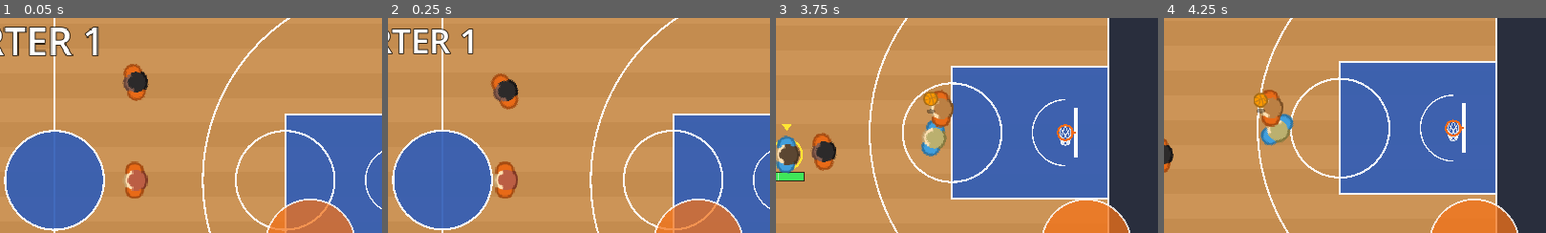
Above: before the commit, frames 1-4 (left to right).
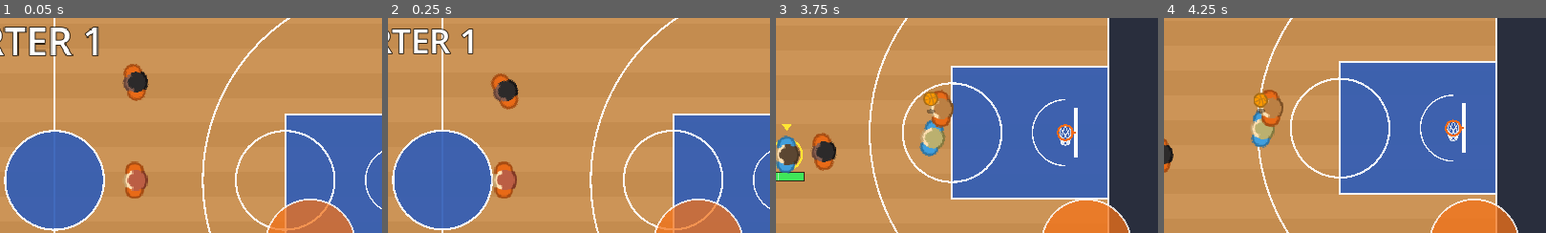
Above: after the commit, the same moments.

Repository: Kirmalo/road-trip-hoops
Game: Godot game, scene res://main.tscn
Same seed, same stepped clock (60 frames per second), same inputs: the game is played once before the commit and once after it.
Inputs (mouse positions are % of the whole screen's width and height, from its top left):
- Up to frame 1 (0.05 s): no input
- Up to frame 2 (0.25 s): no input
- Up to frame 3 (3.75 s): tap Enter at 0.5 s; move the mouse to (72, 45) at 0.52 s; hold D 0.53-1.25 s; tap J at 0.6 s; click (72, 45) at 0.67 s; tap Space at 0.77 s; drag from (30, 55) to (45, 70) at 1.27 s; move the mouse to (60, 28) at 2.02 s; hold D 2.03-2.75 s; hold Shift 2.03-2.75 s; drag from (45, 70) to (20, 35) at 2.77 s; move the mouse to (80, 65) at 3.52 s; hold A from 3.53 s (still down); tap K at 3.6 s
- Up to frame 4 (4.25 s): keep holding A; tap Space at 3.77 s
The pictures show only the part of the screen within x 50-100%, y 29-79%; the shares and areas given below are measured in that part.

Frame 1 is identical in both runs. In frame 2, 0.3% of the frame differs, in the area x 27-34%, y 66-84%; in frame 3, 0.3%; in frame 4, 1.2%, in the area x 22-34%, y 43-61%.

Commit message:
P2-08: CPU defense reads the moves
- defense.gd: CPU pokes only at an exposed ball (steal_exposure >= 0.5), at most every
  2.0 s (0.6 s vs a crossing handler); 11% of pokes (steal-rating scaled) are timed on
  the dribble's floor touch via game.steal_timing(), the rest are mistimed. Crossovers:
  0.2-0.4 s reaction (keeps going the old way), beaten if slower than 0.33 s (~35%),
  then a 1.2 s recovery sprint. Hooks for P2-05/P2-06: beaten_by_cross(handler, dir),
  on_pump_fake(faker). On the ball he stays in front of the handler's path at full speed.
- main.gd: STEAL_CPU_GRACE = STEAL_GRACE.
- Stats: cpu_pokes, cpu_pokes_timed, cpu_poke_skipped_shielded, cpu_cross_reads,
  recover_sprints.

Co-Authored-By: Claude Opus 5.5 <noreply@anthropic.com>
Claude-Session: https://claude.ai/code/session_01K8WPuYbTD1xrCASynmgFd3

Diff:
--- a/scripts/defense.gd
+++ b/scripts/defense.gd
@@ -9,8 +9,26 @@
 const HELP_SIDE := 0.15           # off-ball: lean this fraction toward the ball
 const DEF_SPEED_MULT := 0.9       # normal defensive speed
 const POKE_RANGE_PX := 34.0       # poke at the ball handler inside this distance
-const POKE_EVERY := 2.0           # seconds between pokes
-const POKE_CHANCE := 0.06         # legacy flat steal chance (main.attempt_steal may ignore it)
+
+# ---- CPU defense reads the moves (P2-08) ----
+# pokes: only at an exposed ball, timed on the dribble's floor touch (main.steal_timing) when he's sharp enough
+const CPU_POKE_EXPOSURE := 0.5    # pokes only when main.steal_exposure() is at least this
+const CPU_POKE_GAP := 2.0         # seconds between his pokes at most
+const CPU_POKE_CROSS_GAP := 0.6   # ... against a handler in a crossover (the ball crosses in front: poke more)
+const CPU_POKE_RECHECK := 0.25    # ball shielded (or he passed on it): look again this soon
+const CPU_POKE_CHANCE := 0.3      # when the ball is exposed and the gap is up: chance he goes for it now
+const CPU_POKE_ON_TIME := 0.11    # chance he times a poke on the dribble's floor touch, at steal 50; otherwise he
+                                  # mistimes it (pokes while the ball is up). This sets how many CPU steals there are
+const CPU_POKE_RATING_SPAN := 0.3 # on-time chance x(1 -/+ this) across steal ratings 0..100
+const CPU_POKE_WAIT_MAX := 0.4    # he waits at most this long for his moment, then pokes anyway
+# crossovers: a reaction time; too slow and the crossover beats him (P2-05 asks beaten_by_cross())
+const CPU_CROSS_REACT_MIN := 0.2  # seconds he keeps going the old way after a crossover starts, random between these
+const CPU_CROSS_REACT_MAX := 0.4
+const CPU_CROSS_BEAT_REACT := 0.33  # a reaction slower than this: beaten (about 35% of crossovers)
+const CPU_RECOVER_TIME := 1.2     # after being beaten he sprints this long to recover
+# close guarding: on the ball he stays in front of the way the handler is going, so the handler is slowed
+const CPU_GUARD_LEAD := 0.6       # how much the handler's movement turns the "in front" spot (0 = hoop side only)
+const CPU_ON_BALL_SPEED := 1.0    # speed multiplier while guarding the ball (others use DEF_SPEED_MULT)
 
 # ---- blocks on jump timing (P2-07). A block needs a defender in a block jump (player.start_block_jump), close
 # enough and high enough. Timing decides a good or a bad try; player.block_chance(good) scales a good one by the
@@ -43,6 +61,16 @@
 var _was_air := false
 var _air_saw_release := false  # a shot left the hand during my current block jump (else it was an early jump)
 
+# poke and crossover state (P2-08)
+var _poke_gap := 0.0         # seconds until he may poke again
+var _poke_wait := -1.0       # waiting for his moment to poke (seconds left; < 0 = not waiting)
+var _poke_on_time := false   # this poke waits for the floor touch (else for the ball to be up: a mistimed poke)
+var _cross_seen := false     # reacting to the current crossover
+var _cross_react := 0.0      # seconds left of his reaction to it
+var _cross_beat := false     # this crossover beats him
+var _cross_target := Vector2.ZERO   # where he was heading when the crossover started (he keeps going there)
+var _recover_t := 0.0        # seconds left of a recovery sprint
+
 func _init(player, g) -> void:
 	p = player
 	game = g
@@ -57,26 +85,108 @@
 	if ball.holder == man:
 		gap = GAP_BALL_FT * FT
 	var to_hoop: Vector2 = guard_hoop - man.position
-	p.target = man.position + to_hoop.normalized() * minf(gap, to_hoop.length() * 0.5)
+	var front: Vector2 = to_hoop.normalized()
+	if ball.holder == man and man.velocity.length() > 20.0:
+		# close guarding: stay in front of where he's going (that's what slows a driver), still on the hoop side
+		front = (front + man.velocity / man.speed * CPU_GUARD_LEAD).normalized()
+		if front.dot(to_hoop) <= 0.0:
+			front = to_hoop.normalized()
+	p.target = man.position + front * minf(gap, to_hoop.length() * 0.5)
 	if not game.in_frontcourt(man.position, man.team):
 		# no full-court press: wait just past half court
 		var toward: float = -game.inward(guard_hoop)
 		p.target = Vector2(game.COURT_W / 2 + toward * WAIT_PAST_HALF_FT * FT, lerpf(man.position.y, game.COURT_H / 2, 0.3))
 	if ball.holder != man and ball.state != ball.DEAD:
 		p.target = p.target.lerp(ball.position, HELP_SIDE)  # help side
-	p.speed_mult = DEF_SPEED_MULT
+	p.speed_mult = CPU_ON_BALL_SPEED if ball.holder == man else DEF_SPEED_MULT
 	# beaten by my man: sprint to recover
 	var beaten: float = (p.position.distance_to(guard_hoop) - man.position.distance_to(guard_hoop)) / FT
 	if beaten > p.CPU_BEATEN_FT and game.in_frontcourt(man.position, man.team):
 		p.cpu_turbo_want = true
 		p.speed_mult = 1.0
-	# poke at the ball now and then (not while off balance)
-	if ball.holder == man and p.position.distance_to(man.position) < POKE_RANGE_PX and p.stumble_t <= 0.0:
-		p.steal_timer -= delta
-		if p.steal_timer <= 0.0:
-			p.steal_timer = POKE_EVERY
-			game.attempt_steal(p, POKE_CHANCE)
+	_update_crossover(delta, man)
+	_update_pokes(delta, man)
 	_update_block_jump(delta)
+
+# Called by player.gd (P2-05) when a crossover starts near this CPU defender: true if it beats him (he stumbles).
+# Picks his reaction time for this crossover (beaten if slower than CPU_CROSS_BEAT_REACT, about 35%);
+# cpu_update keeps him going the old way while he reacts.
+func beaten_by_cross(_handler, _dir: Vector2 = Vector2.ZERO) -> bool:
+	_start_cross_read()
+	return _cross_beat
+
+# Called by player.gd (P2-06) when a pump fake starts. Nothing to do here: _update_block_jump reads the faker's
+# fake_t every frame (a human fake has shooting false and fake_t > 0) and rolls CPU_FAKE_BITE once per fake.
+func on_pump_fake(_faker) -> void:
+	pass
+
+func _start_cross_read() -> void:
+	_cross_seen = true
+	_cross_react = game.rng.randf_range(CPU_CROSS_REACT_MIN, CPU_CROSS_REACT_MAX)
+	_cross_beat = _cross_react > CPU_CROSS_BEAT_REACT
+	_cross_target = p.target
+	if not _cross_beat:
+		_poke_gap = 0.0   # he read it: the ball is crossing in front of him, go for it
+
+func _update_crossover(delta: float, man) -> void:
+	var h = game.ball.holder
+	var crossing: bool = h == man and "cross_t" in h and h.cross_t > 0.0
+	if crossing and not _cross_seen:
+		_start_cross_read()
+	if _cross_seen:
+		if _cross_react > 0.0:
+			_cross_react -= delta
+			p.target = _cross_target   # still reacting: keeps going the old way
+			if _cross_react <= 0.0:
+				if p.stumble_t > 0.0:
+					_recover_t = CPU_RECOVER_TIME   # beaten: sprint back once he has his balance
+					game.stat("recover_sprints")
+				else:
+					game.stat("cpu_cross_reads")    # inside his reaction window, but it didn't beat him
+		elif not crossing:
+			_cross_seen = false
+	if _recover_t > 0.0:
+		_recover_t -= delta
+		p.cpu_turbo_want = true
+		p.speed_mult = 1.0
+
+# Pokes at an exposed ball, timed on the dribble's floor touch when he's sharp enough.
+func _update_pokes(delta: float, man) -> void:
+	_poke_gap -= delta
+	var h = game.ball.holder
+	if h != man or p.position.distance_to(man.position) >= POKE_RANGE_PX or p.stumble_t > 0.0 \
+			or p.poke_t > 0.0 or p.steal_cooldown > 0.0 or p.is_airborne():
+		_poke_wait = -1.0
+		return
+	var exposed: bool = game.steal_exposure(p, h) >= CPU_POKE_EXPOSURE
+	if _poke_wait >= 0.0:
+		_poke_wait -= delta
+		var touch: bool = game.steal_timing(h, game.STEAL_CPU_GRACE) > 0.0
+		if exposed and touch == _poke_on_time:
+			if touch:
+				game.stat("cpu_pokes_timed")
+			_poke(h)
+		elif _poke_wait < 0.0:
+			_poke(h)   # waited too long: pokes anyway
+		return
+	if _poke_gap > 0.0:
+		return
+	if not exposed:
+		game.stat("cpu_poke_skipped_shielded")
+		_poke_gap = CPU_POKE_RECHECK
+		return
+	if game.rng.randf() >= CPU_POKE_CHANCE:
+		_poke_gap = CPU_POKE_RECHECK
+		return
+	_poke_on_time = game.rng.randf() < CPU_POKE_ON_TIME * (1.0 + CPU_POKE_RATING_SPAN * p.rating_frac("steal"))
+	_poke_wait = CPU_POKE_WAIT_MAX
+
+func _poke(h) -> void:
+	_poke_wait = -1.0
+	var crossing: bool = "cross_t" in h and h.cross_t > 0.0
+	_poke_gap = CPU_POKE_CROSS_GAP if crossing else CPU_POKE_GAP
+	game.stat("cpu_pokes")
+	game.attempt_steal(p)
 
 # The other team's shooter worth jumping at: the handler, or the shooter of a ball still in its block window.
 func _shot_threat():
--- a/scripts/main.gd
+++ b/scripts/main.gd
@@ -71,8 +71,7 @@
 const STEAL_GRACE := 0.05            # seconds either side of a floor touch that count as a well-timed poke (human).
                                      # The dribble touches the floor every 0.35 s, so 0.05 is 29% of the cycle; the
                                      # STEAL button stays lit about 6 frames per bounce. 0.1 would be 57% (mashing works)
-const STEAL_CPU_GRACE := 0.02        # CPU pokes (interim): defense.gd still pokes on a blind 2 s timer, so a wide window
-                                     # gave 46-51 steals a game. Set to STEAL_GRACE once P2-08 times the CPU's pokes
+const STEAL_CPU_GRACE := STEAL_GRACE # CPU pokes: same window as the human (defense.gd times them on the floor touch)
 const STEAL_HELD_TIMING := 0.25      # timing factor when the ball is held up (gathering a shot, pump fake, at the rim)
 
 # --humantest scripted thumb (developer testing only): drives the real touch joystick with synthetic touch events
